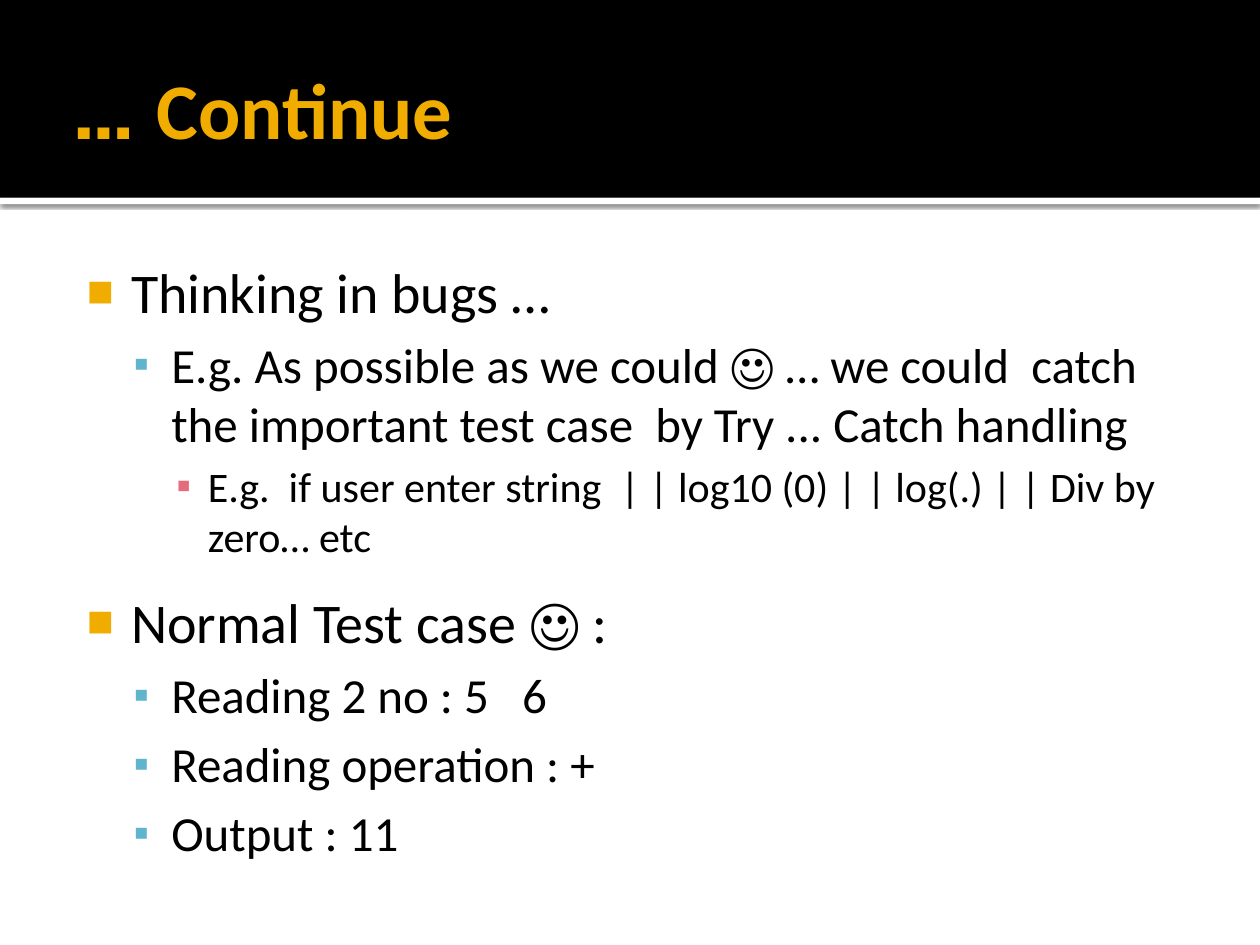
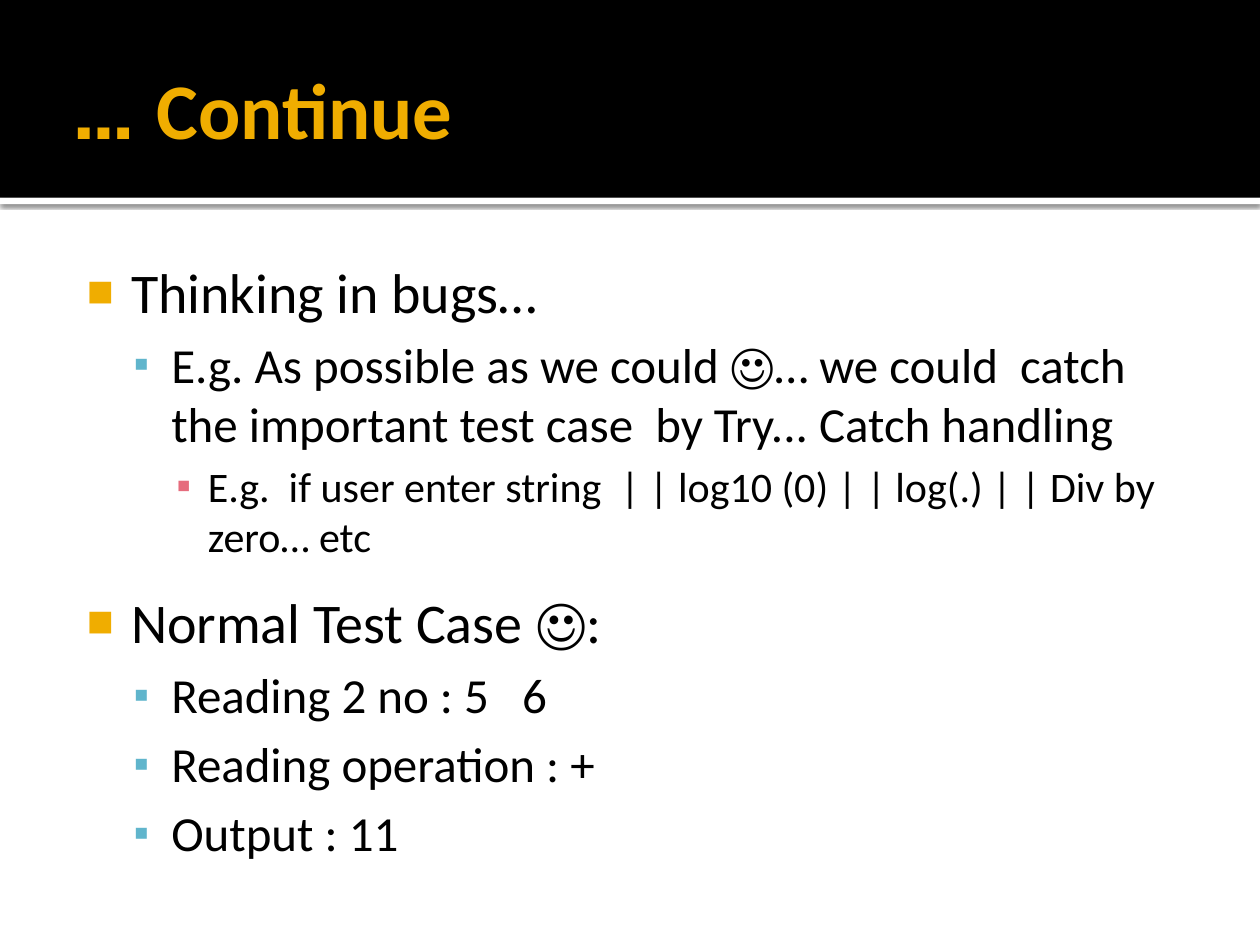
Before and after one commit to Amir-Haytham/Basic-Scientific-Calculator, a slide deck: slide 6 of Presentation.pptx. Drawn at 1260x945 pixels with LibreOffice and Linux fonts; fonts in the diff are those of the drawing. Boxes give left, top, right and bottom in pixels: in the first picture for what was removed or moved away, otherwise in the second. Text is boxed around its words. In the diff, an @@ line names an element or a change of style, - is before the commit and + after.

Commit message:
Fixed grammar mistakes

```diff
--- a/Presentation.pptx
+++ b/Presentation.pptx
@@ text at (x1=131, y1=274, x2=1126, y2=451): spaces changed @@
-■ Thinking in bugs …
-  ▪ E.g. As possible as we could ☺ … we could catch the important test case by Try ... Catch handling
+■ Thinking in bugs…
+  ▪ E.g. As possible as we could ☺… we could catch the important test case by Try... Catch handling
@@ text at (x1=131, y1=604, x2=522, y2=644): text changed @@
-■ Normal Test case ☺ :
+■ Normal Test Case ☺:
```
Also in this commit, not shown: 5 other slides changed.
